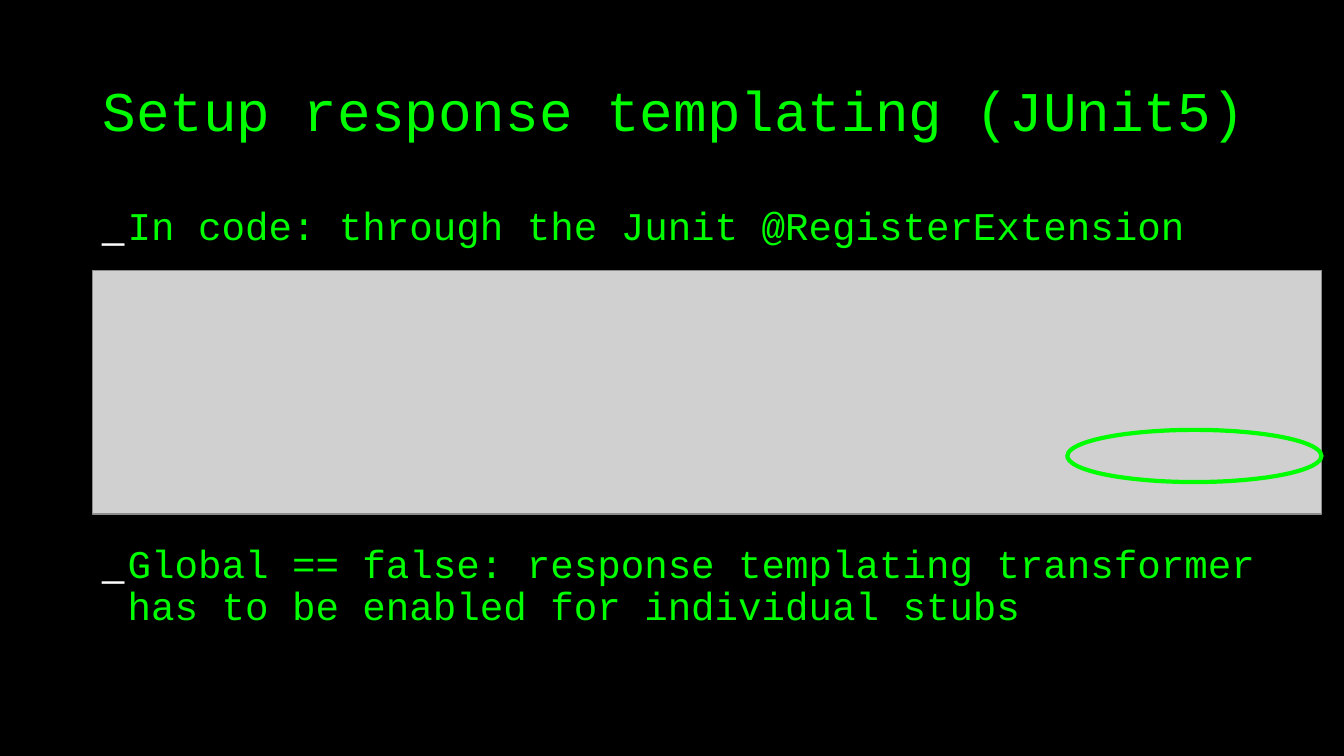
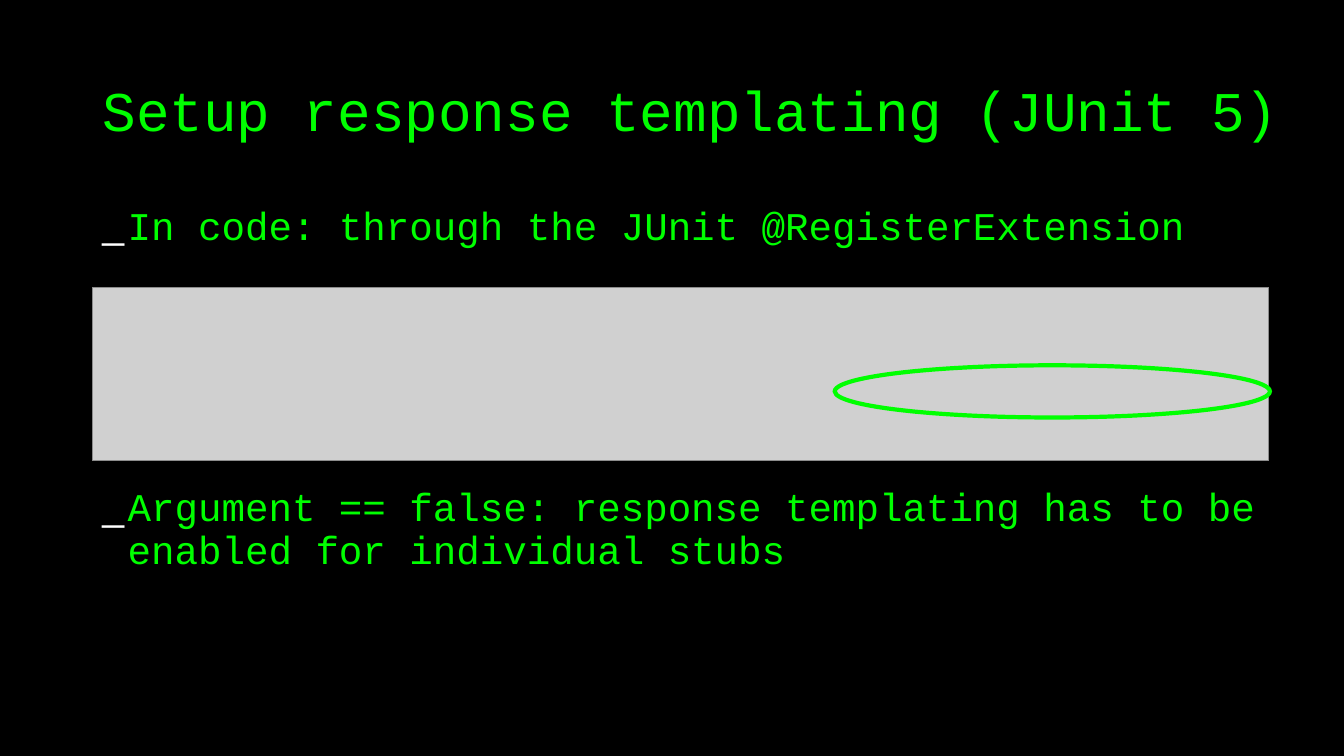
Before and after one commit to basdijkstra/wiremock-workshop, a slide deck: slide 48 of wiremock_workshop.odp. Drawn at 1344x756 pixels with LibreOffice and Linux fonts; fonts in the diff are those of the drawing; grey boxes stand for pictures. Boxes give left, top, right and bottom in pixels: in the first picture for what was removed or moved away, otherwise in the second. Text is boxed around its words. In the diff, an @@ line names an element or a change of style, - is before the commit and + after.

```diff
--- a/wiremock_workshop.odp
+++ b/wiremock_workshop.odp
@@ title at (x1=102, y1=91, x2=1278, y2=143): spaces changed @@
-Setup response templating (JUnit5)
+Setup response templating (JUnit 5)
@@ text at (x1=128, y1=212, x2=1255, y2=565): text changed @@
-_ In code: through the Junit @RegisterExtension
-_ Global == false: response templating transformer has to be enabled for individual stubs
+_ In code: through the JUnit @RegisterExtension
+_ Argument == false: response templating has to be enabled for individual stubs
@@ picture resized from (x1=93, y1=271, x2=1323, y2=514) to (x1=93, y1=287, x2=1269, y2=461) @@
@@ freeform shape resized from (x1=1068, y1=430, x2=1322, y2=482) to (x1=835, y1=365, x2=1270, y2=417) @@
```
Also in this commit, not shown: 25 other slides changed, 1 slide added, 7 slides removed, 2 other files.
